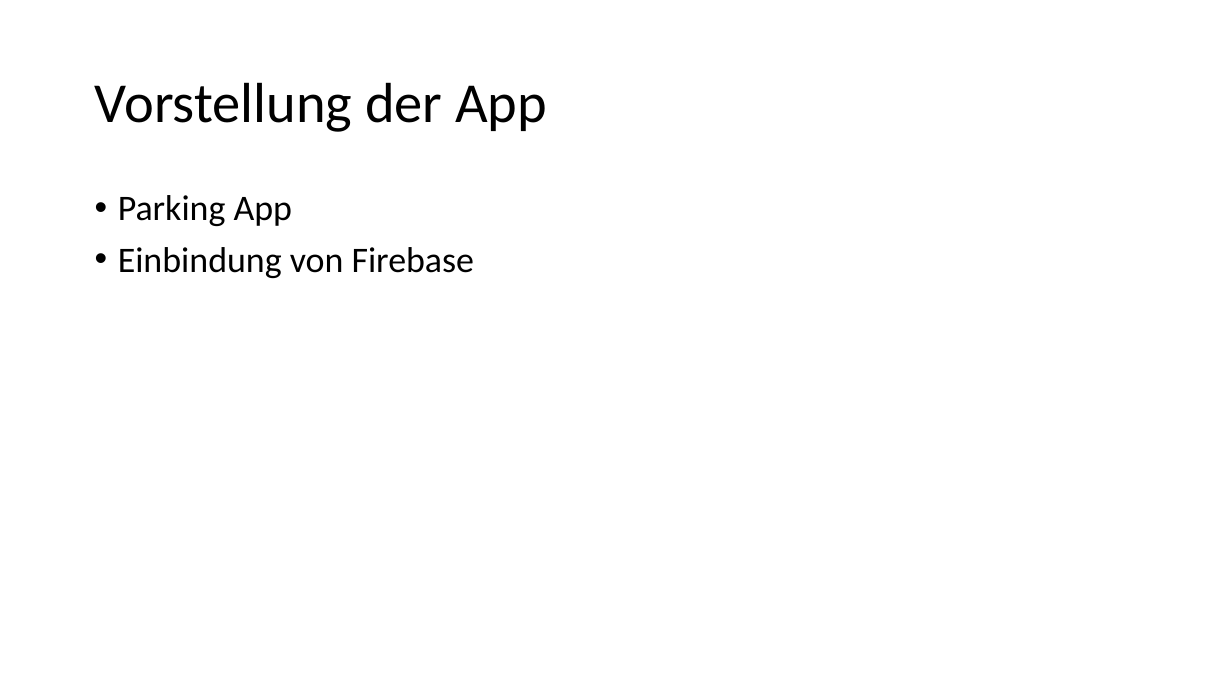
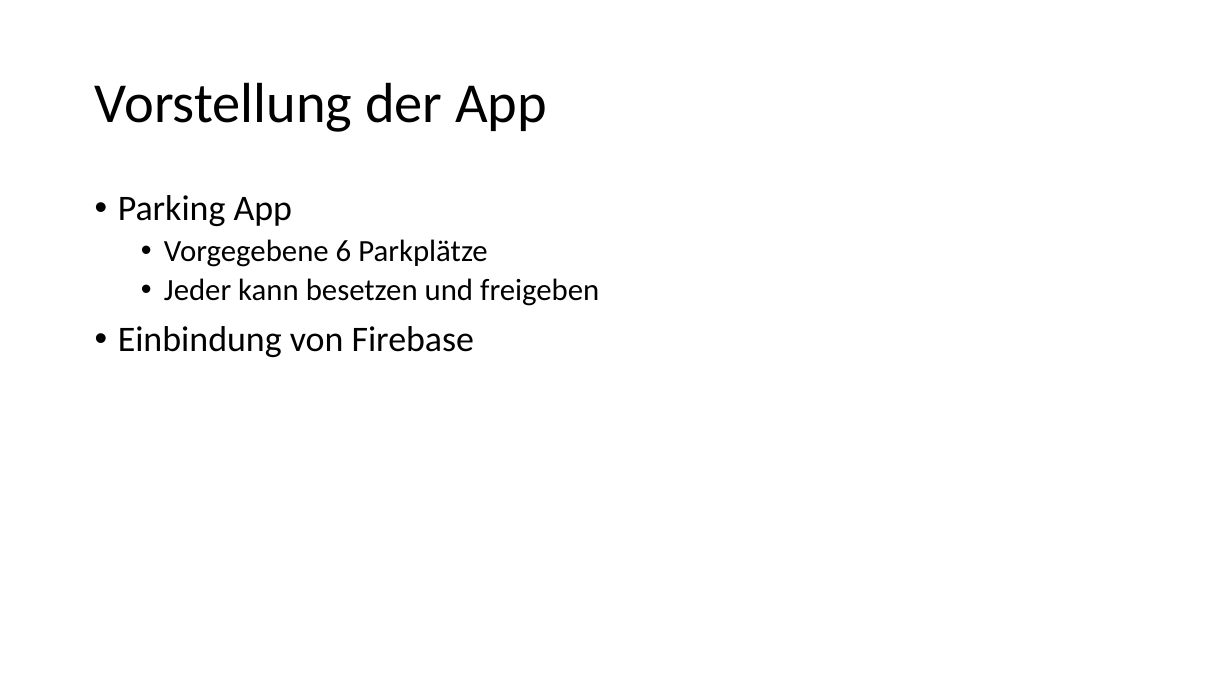
Before and after one commit to stuckime/workshop_mobileApp, a slide deck: slide 2 of Präsi/ParkYourCar.pptx. Drawn at 1232x693 pixels with LibreOffice and Linux fonts; fonts in the diff are those of the drawing. Boxes give left, top, right and bottom in pixels: in the first picture for what was removed or moved away, otherwise in the second. Text is boxed around its words. In the diff, an @@ line names an element or a change of style, - is before the commit and + after.

```diff
--- a/Präsi/ParkYourCar.pptx
+++ b/Präsi/ParkYourCar.pptx
@@ text at [164, 239, 599, 306]: paragraphs added @@
+  • Vorgegebene 6 Parkplätze
+  • Jeder kann besetzen und freigeben
```
Also in this commit, not shown: 3 other slides changed.
